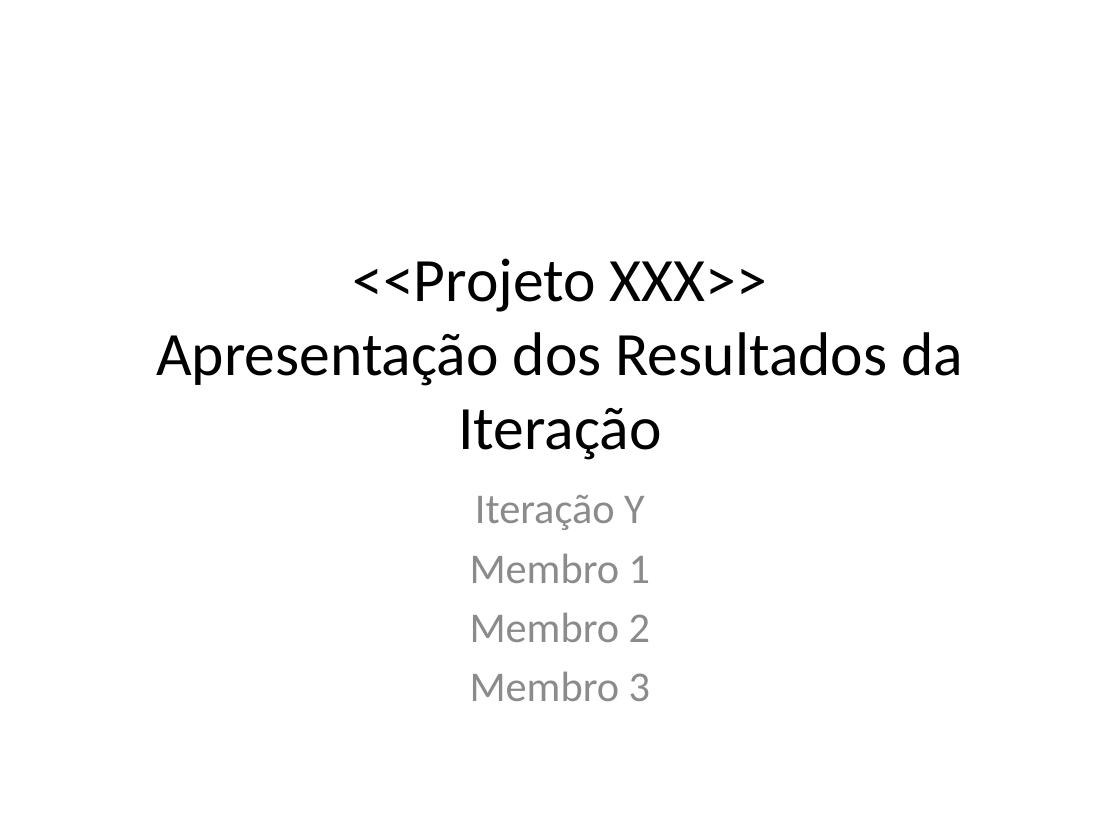
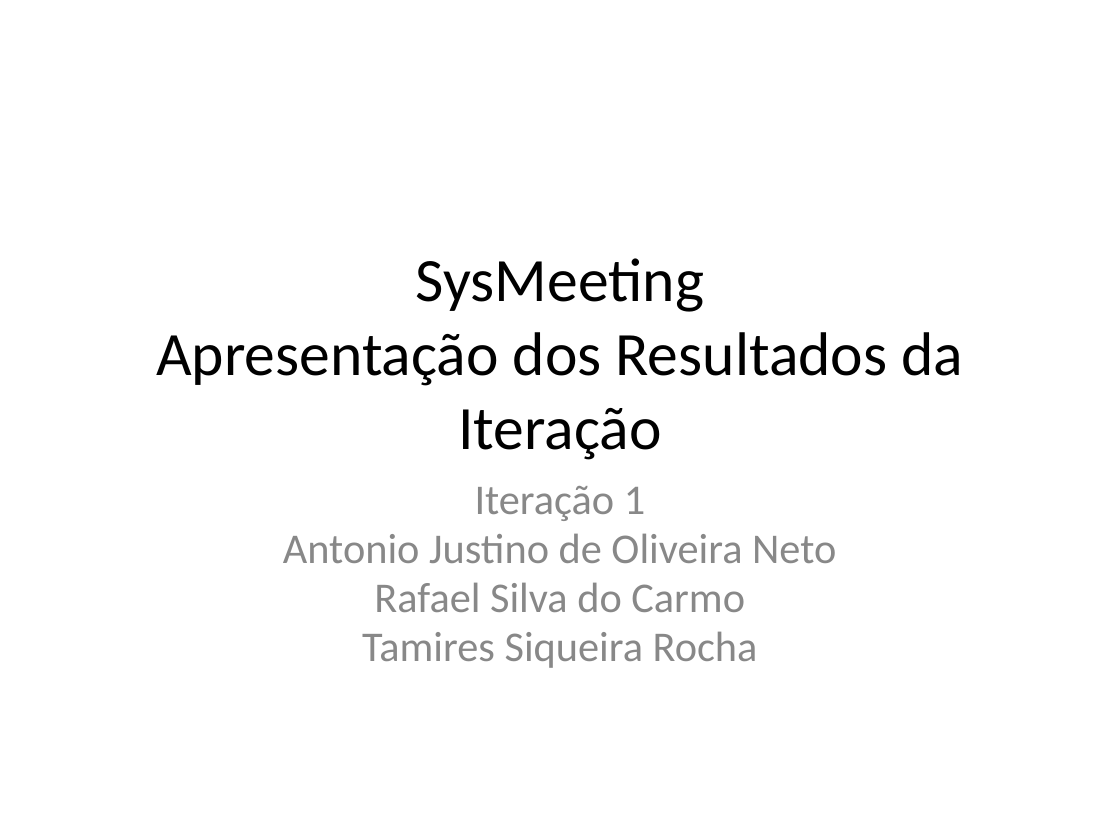
Before and after one commit to Antoniojustino4/sysmeeting, a slide deck: slide 1 of docs/PJ2/1 Interação/Template_apresentacao_de_resultados.pptx. Drawn at 1120x840 pixels with LibreOffice and Linux fonts; fonts in the diff are those of the drawing. Boxes give left, top, right and bottom in pixels: in the first picture for what was removed or moved away, otherwise in the second. Text is boxed around its words. In the diff, an @@ line names an element or a change of style, - is before the commit and + after.

```diff
--- a/docs/PJ2/1 Interação/Template_apresentacao_de_resultados.pptx
+++ b/docs/PJ2/1 Interação/Template_apresentacao_de_resultados.pptx
@@ title at <box>156,258,963,460</box>: text changed @@
-<<Projeto XXX>>
-Apresentação dos Resultados da Iteração
+SysMeeting
+Apresentação dos Resultados da Iteração
@@ subtitle at <box>283,486,836,668</box>: text changed; text colour #8C8C8C to #888888 @@
-Iteração Y
-Membro 1
-Membro 2
-Membro 3
+Iteração 1
+Antonio Justino de Oliveira Neto
+Rafael Silva do Carmo
+Tamires Siqueira Rocha
```
Also in this commit, not shown: 1 other slide changed, 5 slides added, 7 other files.
